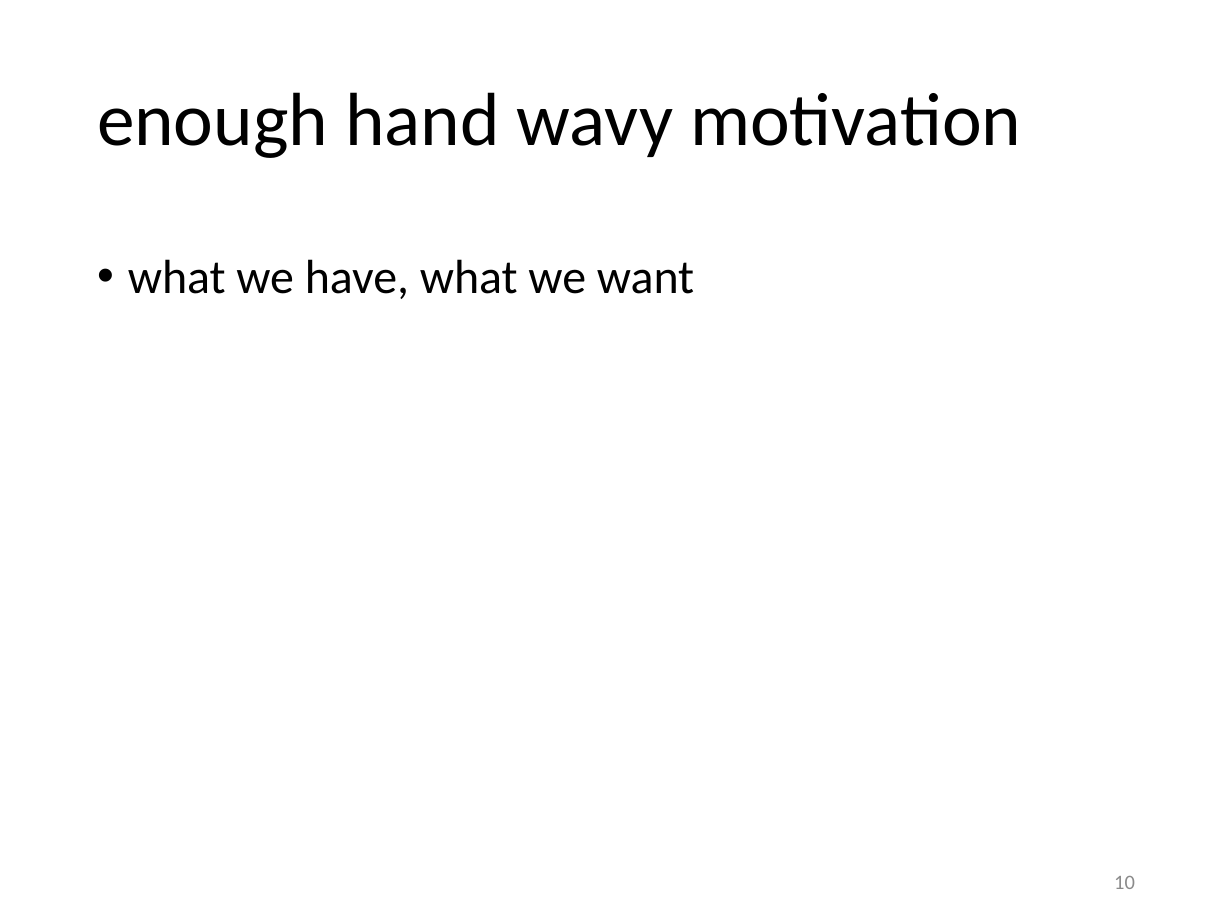
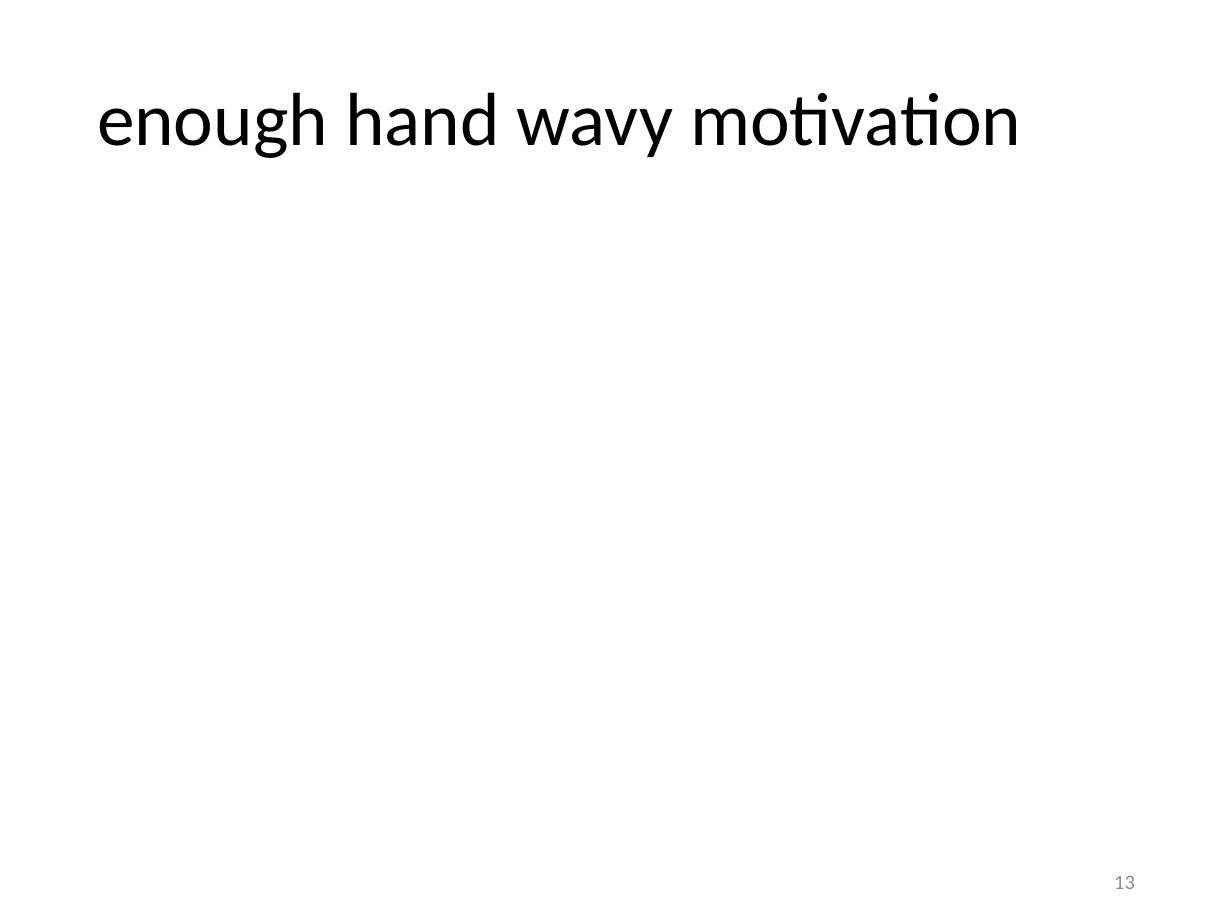
Before and after one commit to olydis/GradVerThesis, a slide deck: slide 13 of presentation/PLunch.pptx (slide 10 before the commit). Drawn at 1232x924 pixels with LibreOffice and Linux fonts; fonts in the diff are those of the drawing; grey boxes stand for pictures. Boxes give left, top, right and bottom in pixels: in the first picture for what was removed or moved away, otherwise in the second. Text is boxed around its words. In the diff, an @@ line names an element or a change of style, - is before the commit and + after.

```diff
--- a/presentation/PLunch.pptx
+++ b/presentation/PLunch.pptx
@@ text removed at [128, 259, 694, 299] @@
-• what we have, what we want
@@ page number at [1114, 876, 1135, 889]: text changed @@
-10
+13
```
Also in this commit, not shown: 6 other slides changed, 1 slide added, 4 other files.
